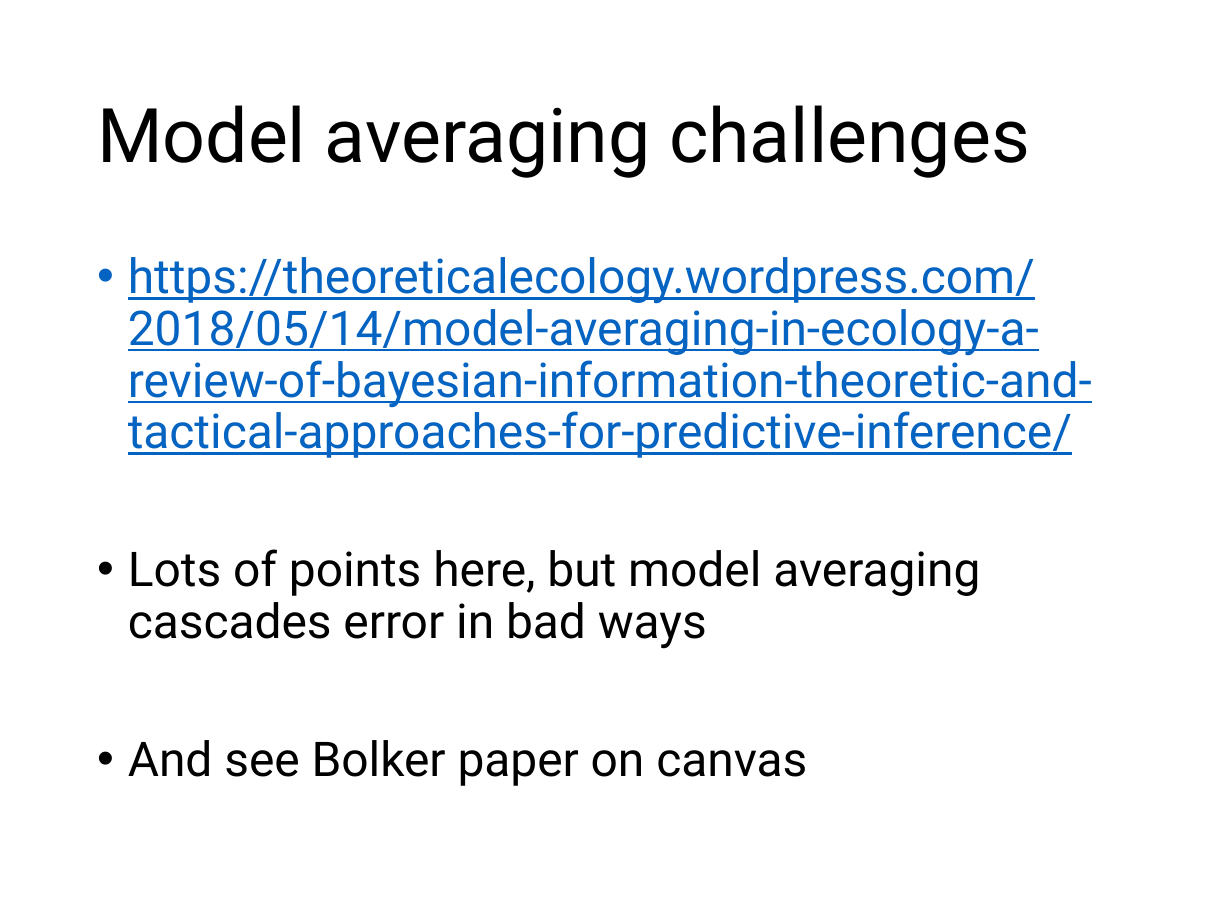
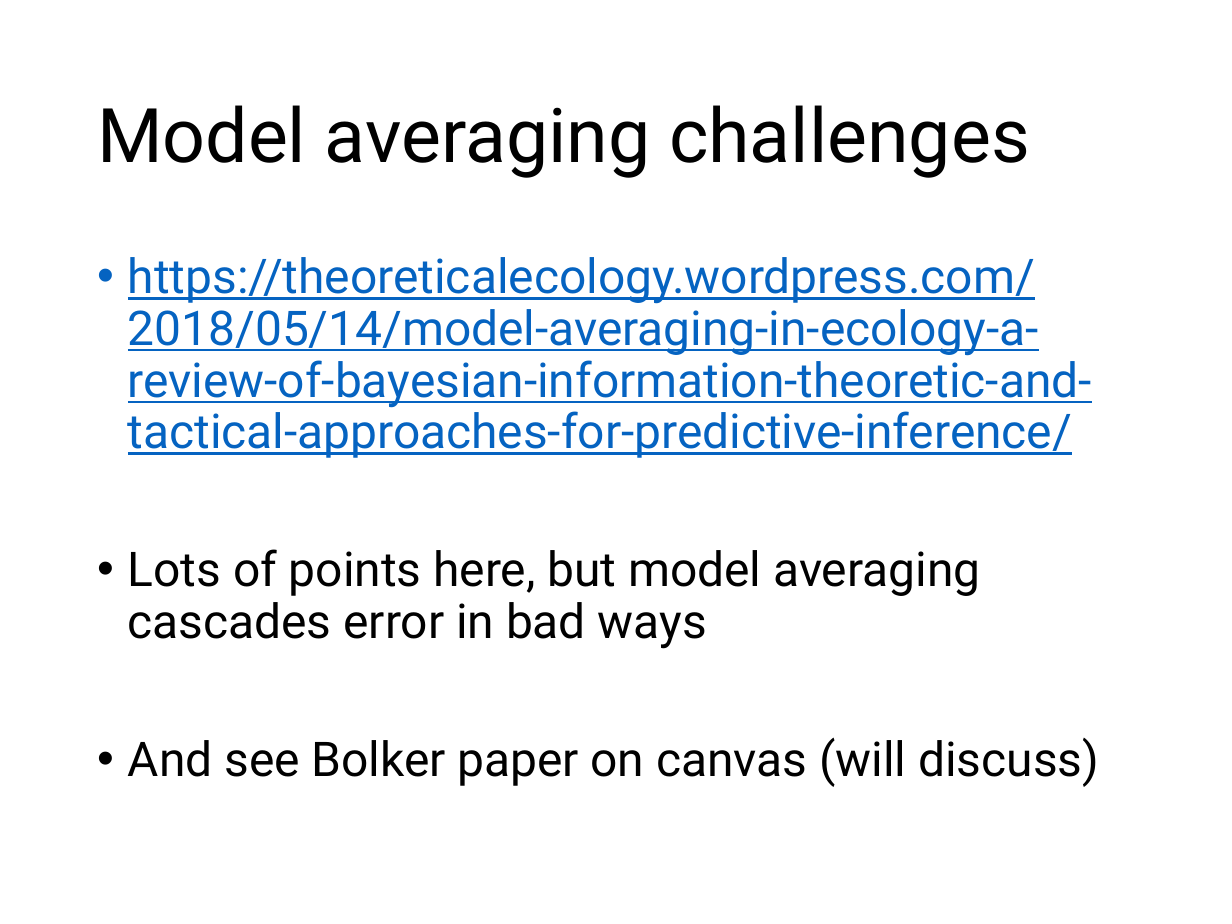
Before and after one commit to VTQuantMethodsEEB/klangwig, a slide deck: slide 38 of lectures/week_11_model_selection/le111_model_selection.pptx (slide 33 before the commit). Drawn at 1232x924 pixels with LibreOffice and Linux fonts; fonts in the diff are those of the drawing. Boxes give left, top, right and bottom in pixels: in the first picture for what was removed or moved away, otherwise in the second. Text is boxed around its words. In the diff, an @@ line names an element or a change of style, - is before the commit and + after.

Commit message:
updating with model comparison

```diff
--- a/lectures/week_11_model_selection/le111_model_selection.pptx
+++ b/lectures/week_11_model_selection/le111_model_selection.pptx
@@ text at (x1=128, y1=737, x2=1099, y2=787): text changed @@
-• And see Bolker paper on canvas
+• And see Bolker paper on canvas (will discuss)
```
Also in this commit, not shown: 1 other slide changed, 5 slides added, 2 other files.
